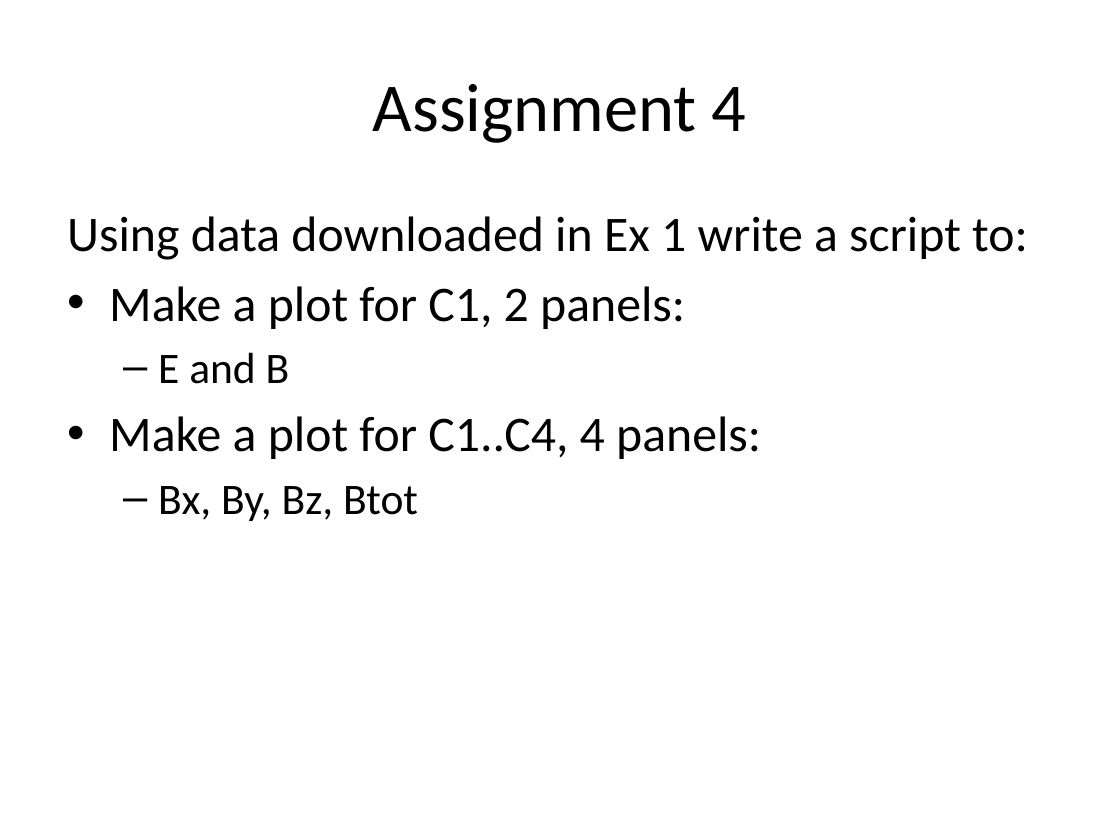
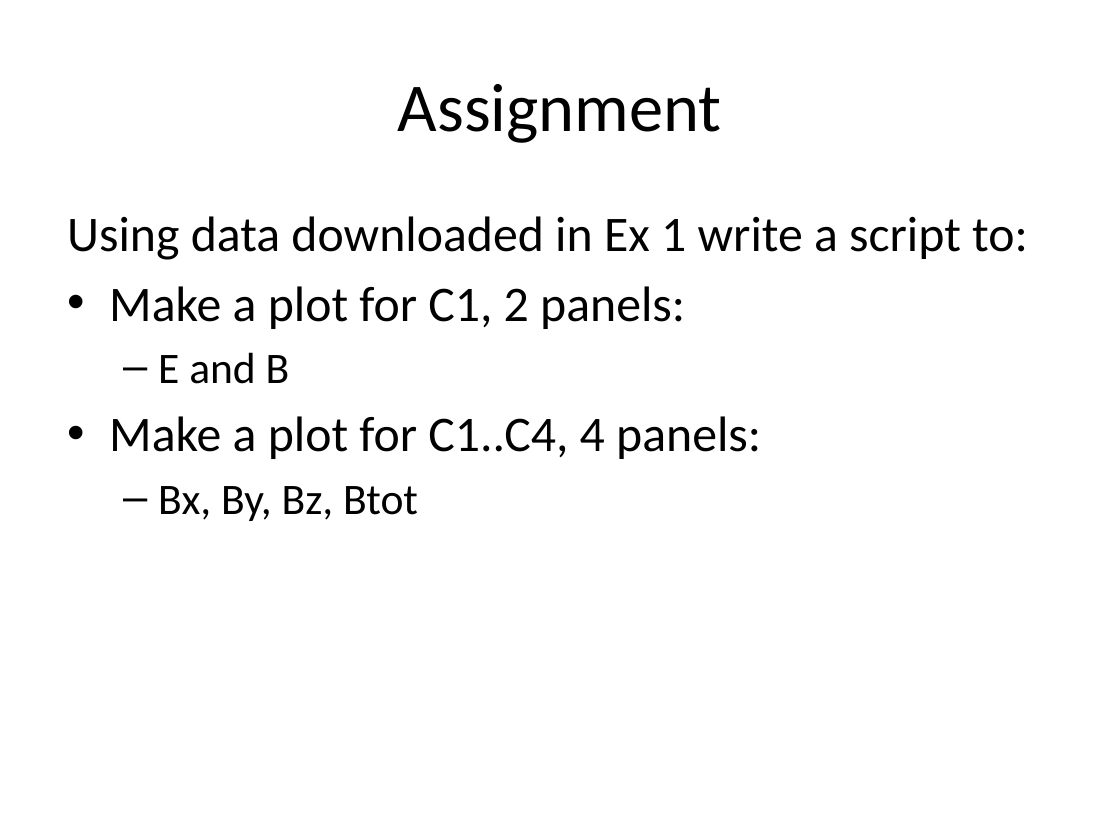
Before and after one commit to irfu/Nordita_Magnetic_Reconnection_School_2015, a slide deck: slide 16 of Lectures/Lecture_1.pptx. Drawn at 1120x840 pixels with LibreOffice and Linux fonts; fonts in the diff are those of the drawing. Boxes give left, top, right and bottom in pixels: in the first picture for what was removed or moved away, otherwise in the second. Text is boxed around its words. In the diff, an @@ line names an element or a change of style, - is before the commit and + after.

```diff
--- a/Lectures/Lecture_1.pptx
+++ b/Lectures/Lecture_1.pptx
@@ title at (398, 84, 722, 143): text changed @@
-Assignment 4
+Assignment
```
Also in this commit, not shown: 5 other slides changed.
